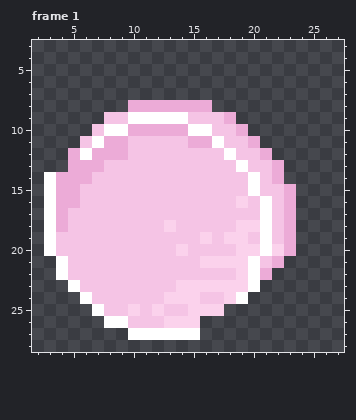
Pixel-art file: back-in-biskits/Assets/Cookies/Macaroon.aseprite. The picture above was drawn from the file before the commit.
32x32 pixels, 1 frame. Colours within 5 levels of each other are drawn and written as one. Shown: frame 1: x 2..27, y 3..28. The commit also changed other frames, which this record leaves out.
New version:
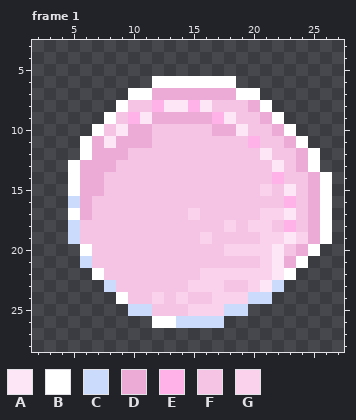
Palette (. is transparent): A #fde7f6  B #ffffff  C #cbdbfc  D #ecabd7  E #ffb2e7  F #f5c4e5  G #fbd2ec
The edit:
Frame 1:
y 6: x 12..18 ....... -> BBBBBBB
y 7: x 10..20 ........... -> BBDDDDDDDBB
y 8: x 9..21 .DDDDDDD..... -> BFFEAAEAFFFDB
y 9: x 8 F -> B; x 10..22 BBBBBFFFD.... -> EADDDDDEAFFDB
y 10: x 7..9 FBB -> BFA; x 12..23 DDDBBFFD.... -> FFFFFDDAFFDB
y 11: x 6..8 FBD -> BDA; x 10..11 FF -> DD; x 15..17 DDB -> FFF; x 20..24 D.... -> EFFDB
y 12: x 5 D -> .; x 18 B -> F; x 21..25 D.... -> AFFDB
y 13: x 5 D -> B; x 8 F -> D; x 19 B -> F; x 22..25 D... -> AFDB
y 14: x 3..5 BDD -> ..B; x 7 F -> D; x 20 B -> F; x 22..26 D.... -> EFFDB
y 15: x 3..7 BDDFF -> ..BDD; x 20..21 BF -> FG; x 23..26 D... -> AFDB
y 16: x 3..6 BDDF -> ..CD; x 19 G -> F; x 21 B -> F; x 23..26 D... -> EFDB
y 17: x 3..6 BDFF -> ..BD; x 15 F -> G; x 21..26 BFD... -> GGAFDB
y 18: x 3..5 BDF -> ..C; x 13 G -> F; x 18..19 FG -> GF; x 21 B -> G; x 23..26 D... -> EFDB
y 19: x 3..5 BFF -> ..C; x 18..19 GG -> FF; x 21..26 BFD... -> GGAGDB
y 20: x 3..6 BFFF -> ...B; x 14 G -> F; x 18 F -> G; x 21..25 BGD.. -> GAFDB
y 21: x 4..6 BFF -> ..C; x 16..24 GGGGBFD.. -> FFFFFGADB
y 22: x 4..7 BFFF -> ...B; x 16..18 FFF -> GGG; x 20..23 BD.. -> GGAB
y 23: x 5..8 BFFF -> ...C; x 14 G -> F; x 18..22 GGB.. -> FFGAC
y 24: x 6..9 BFFF -> ...B; x 12..13 FG -> GF; x 15 G -> F; x 17 F -> G; x 19..21 B.. -> GCC
y 25: x 7..12 BFFGFG -> ...CCF; x 18..19 .. -> CC
y 26: x 8..17 BBFFFGGG.. -> ....BBCCCC
y 27: x 10..15 BBBBBB -> ......
Changed places in both pictures, as pixel boxes (x1, y1, x2, y2):
changed: (44, 76, 332, 340)
